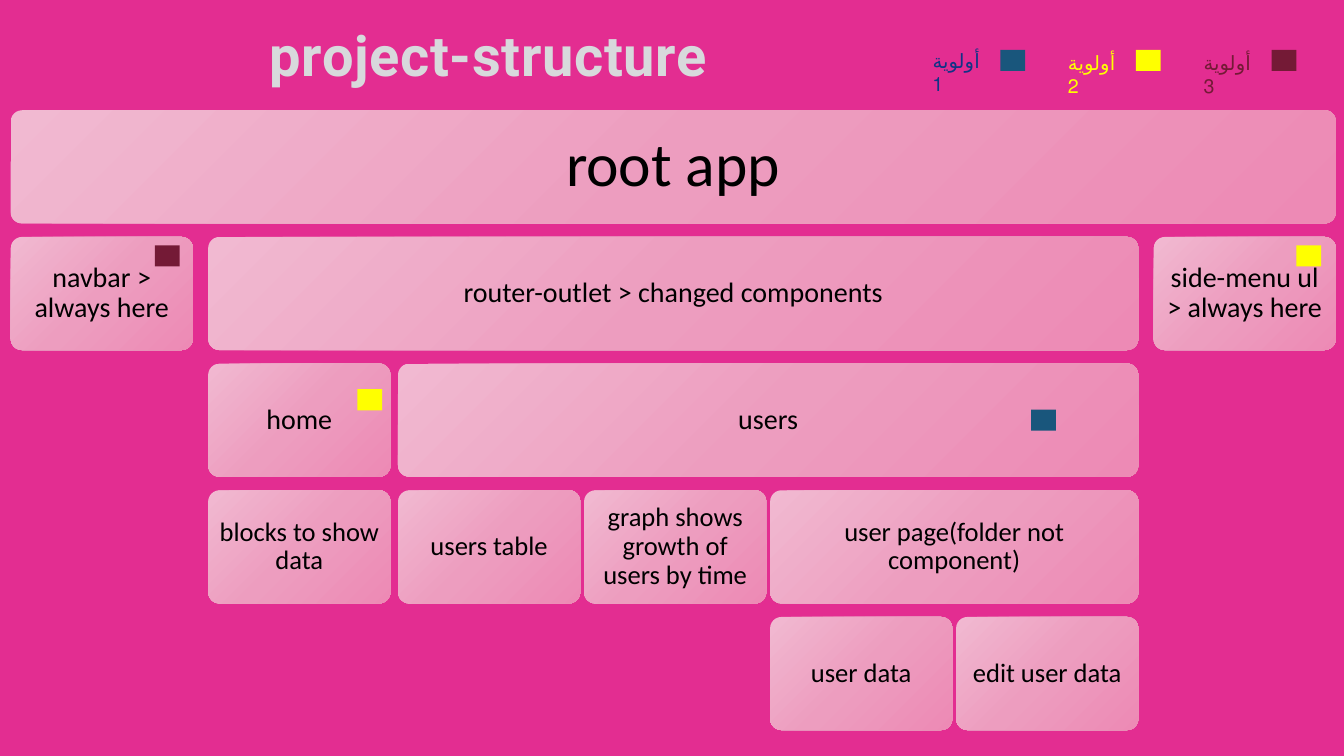
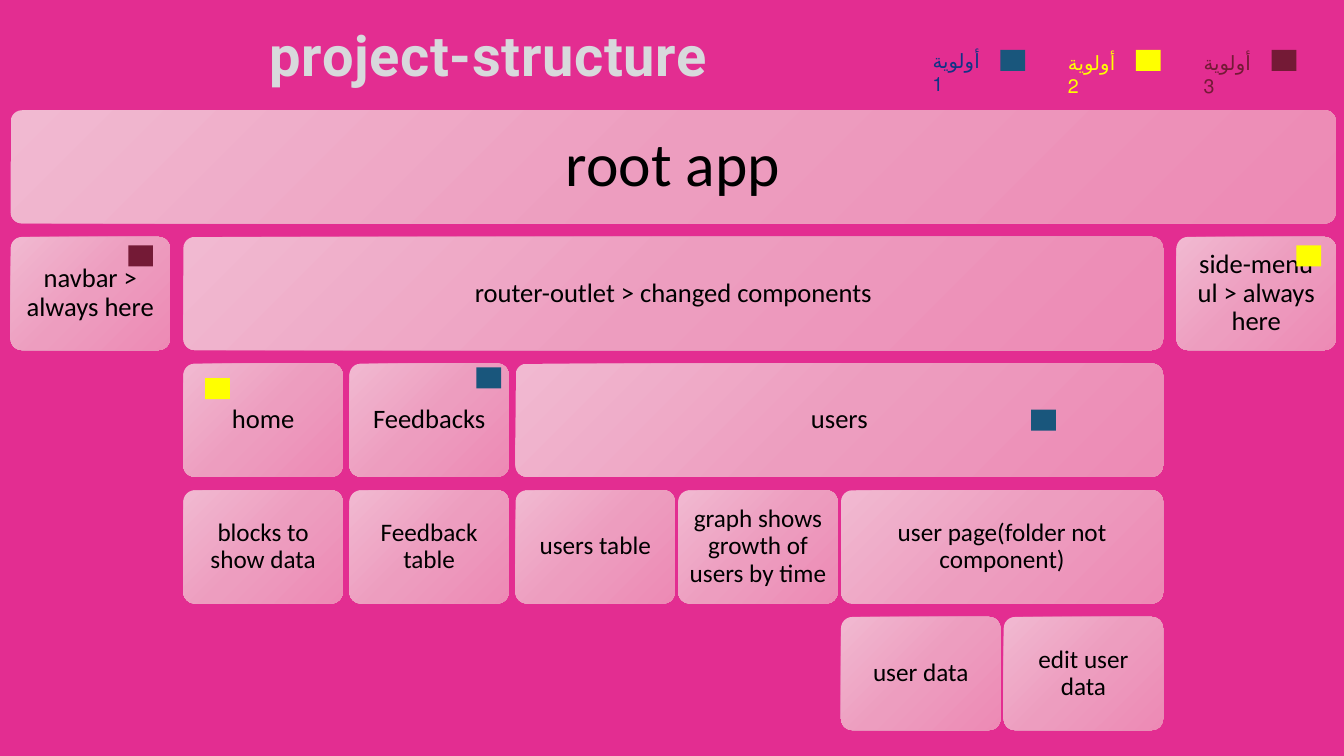
Before and after one commit to Taxi-ai/Barq-Dashboard, a slide deck: slide 1 of project-structure.pptx. Drawn at 1344x756 pixels with LibreOffice and Linux fonts; fonts in the diff are those of the drawing. Boxes give left, top, right and bottom in pixels: in the first picture for what was removed or moved away, otherwise in the second. Text is boxed around its words. In the diff, an @@ line names an element or a change of style, - is before the commit and + after.

```diff
--- a/project-structure.pptx
+++ b/project-structure.pptx
@@ rounded rectangle: place and size @@
-rounded rectangle at (11,237,194,350)
+rounded rectangle at (11,237,170,350)
@@ rounded rectangle: place and size @@
-rounded rectangle at (209,237,1139,350)
+rounded rectangle at (184,237,1164,350)
@@ rounded rectangle: place and size @@
-rounded rectangle at (1153,237,1336,350)
+rounded rectangle at (1177,237,1336,350)
@@ rectangle: place and size @@
-rectangle at (155,245,180,266)
+rectangle at (128,245,153,266)
@@ text "router-outlet > changed components": place and size @@
-text "router-outlet > changed components" at (464,282,883,307)
+text "router-outlet > changed components" at (475,283,871,307)
@@ text "side-menu ul > always here": place and size @@
-text "side-menu ul > always here" at (1171,264,1322,322)
+text "side-menu ul > always here" at (1198,251,1315,330)
@@ rounded rectangle: place and size @@
-rounded rectangle at (209,364,391,477)
+rounded rectangle at (184,364,343,477)
@@ text "home": place and size @@
-text "home" at (266,409,332,429)
+text "home" at (232,409,294,428)
@@ rectangle: place and size @@
-rectangle at (358,389,383,410)
+rectangle at (206,378,231,399)
@@ rectangle added at (477,368,502,389), fill #19567C @@
@@ rounded rectangle: place and size @@
-rounded rectangle at (398,364,1138,477)
+rounded rectangle at (515,364,1163,477)
@@ size 20 to 19 pt in 5 elements at (475,283,871,307), (27,268,154,321), (1198,251,1315,330), (232,409,294,428), (811,415,868,429) @@
@@ text "users": place and size @@
-text "users" at (738,415,798,430)
+text "users" at (811,415,868,429)
@@ rounded rectangle: place and size @@
-rounded rectangle at (209,490,391,603)
+rounded rectangle at (184,490,343,603)
@@ text "blocks to show data": place and size @@
-text "blocks to show data" at (220,522,379,569)
+text "blocks to show data" at (210,523,315,568)
@@ rounded rectangle: place and size @@
-rounded rectangle at (398,490,581,603)
+rounded rectangle at (350,490,509,603)
@@ rounded rectangle: place and size @@
-rounded rectangle at (584,490,766,603)
+rounded rectangle at (515,490,675,603)
@@ size 19 to 18 pt in 6 elements at (210,523,315,568), (1038,650,1128,695), (898,522,1106,572), (873,663,968,681), (690,509,826,586), (540,536,651,554) @@
@@ text "users table": place and size @@
-text "users table" at (430,536,547,556)
+text "users table" at (540,536,651,554)
@@ group added at (350,364,838,603): 2 rounded rectangles, 2 texts @@
+Feedbacks
+Feedback table
@@ text "graph shows growth of users ...": place and size @@
-text "graph shows growth of users ..." at (603,507,747,589)
+text "graph shows growth of users ..." at (690,509,826,586)
@@ rounded rectangle: place and size @@
-rounded rectangle at (770,490,1138,603)
+rounded rectangle at (841,490,1164,603)
@@ text "user page(folder not component)": place and size @@
-text "user page(folder not component)" at (844,521,1064,574)
+text "user page(folder not component)" at (898,522,1106,572)
@@ rounded rectangle: place and size @@
-rounded rectangle at (770,617,953,730)
+rounded rectangle at (841,617,1000,730)
@@ text "user data": place and size @@
-text "user data" at (811,663,912,683)
+text "user data" at (873,663,968,681)
@@ rounded rectangle: place and size @@
-rounded rectangle at (957,617,1139,730)
+rounded rectangle at (1004,617,1164,730)
@@ text "edit user data": place and size @@
-text "edit user data" at (973,663,1122,683)
+text "edit user data" at (1038,650,1128,695)
```
Also in this commit, not shown: 19 other files.
